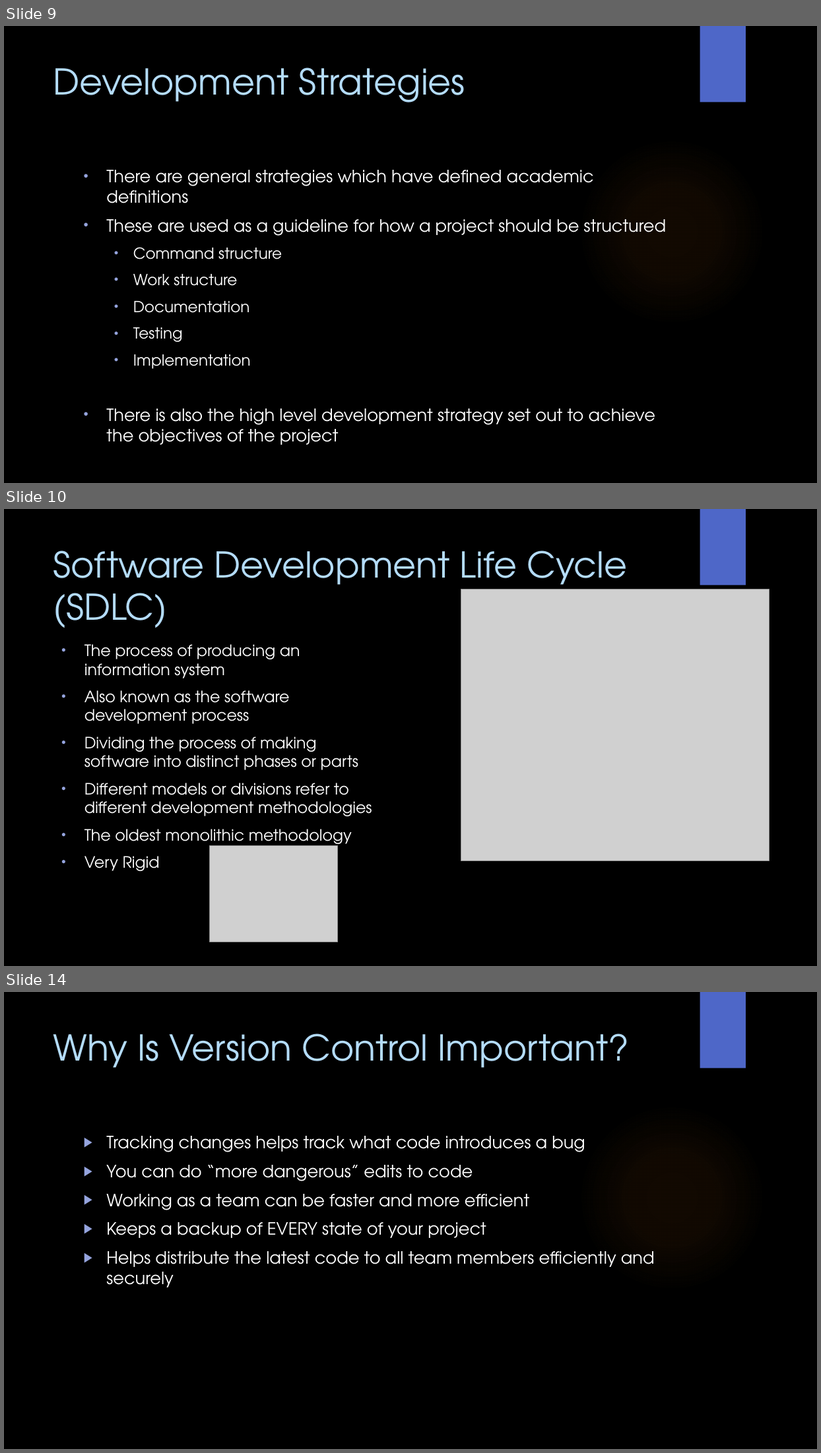
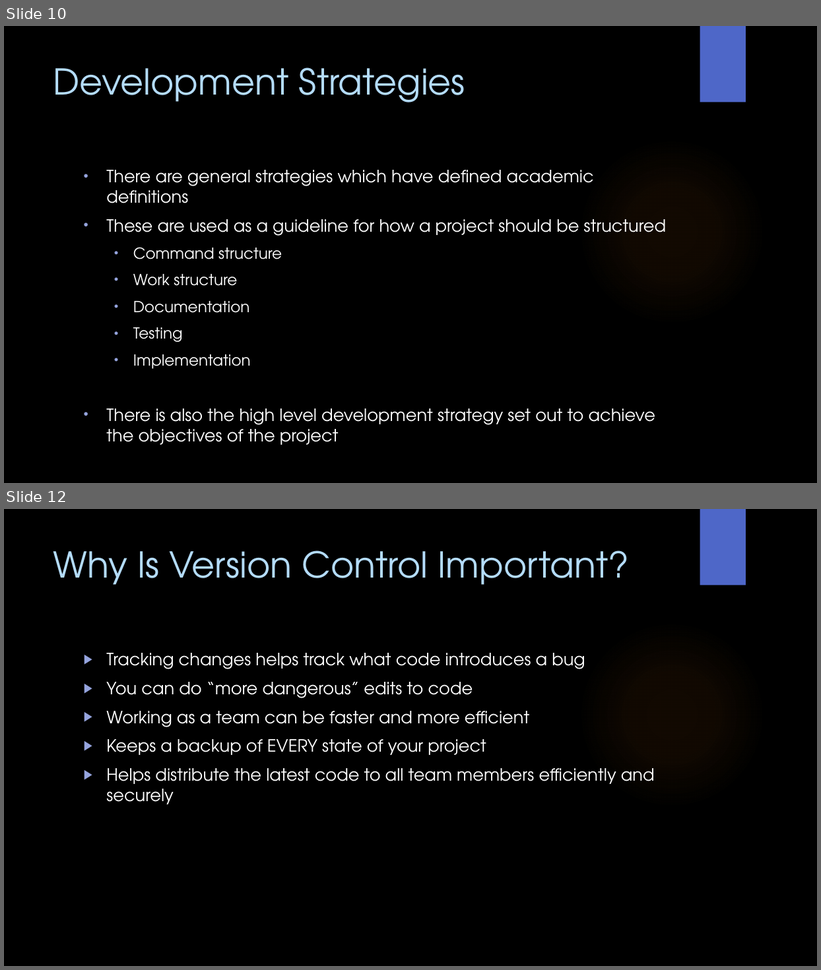
Before and after one commit to WitsSoftDev/SoftDev2016, a slide deck: Session 1/Softdev Session 1 2016.pptx. Shown one above the other, each under a label of ours: slides 9, 10 and 14 before the commit, slides 10 and 12 after it; the slides between them are not shown. The pictures are 821x1453 and 821x970 pixels, drawn with LibreOffice and Linux fonts; fonts in the diff are those of the drawing; grey boxes stand for pictures; background and template pictures are left out. Boxes give left, top, right and bottom in pixels: in the first picture for what was removed or moved away, otherwise in the second. Text is boxed around its words. In the diff, an @@ line names an element or a change of style, - is before the commit and + after.

```diff
--- a/Session 1/Softdev Session 1 2016.pptx
+++ b/Session 1/Softdev Session 1 2016.pptx
@@ slide 10 removed at bbox=[4, 509, 817, 966], background picture (left out); not listed: 1 template element that a slide beside it also shows @@
@@ title removed at bbox=[54, 551, 627, 628] @@
-Software Development Life Cycle (SDLC)
@@ picture removed at bbox=[461, 590, 770, 861] @@
@@ text removed at bbox=[85, 644, 372, 871] @@
-• The process of producing an information system
-• Also known as the software development process
-• Dividing the process of making software into distinct phases or parts
-• Different models or divisions refer to different development methodologies
-• The oldest monolithic methodology
-• Very Rigid
@@ picture removed at bbox=[209, 846, 338, 942] @@
@@ what was slide 9 is now slide 10 @@
@@ what was slide 14 is now slide 12 @@
```
Also in this commit, not shown: 6 slides changed, 2 slides added, 2 other slides removed.
